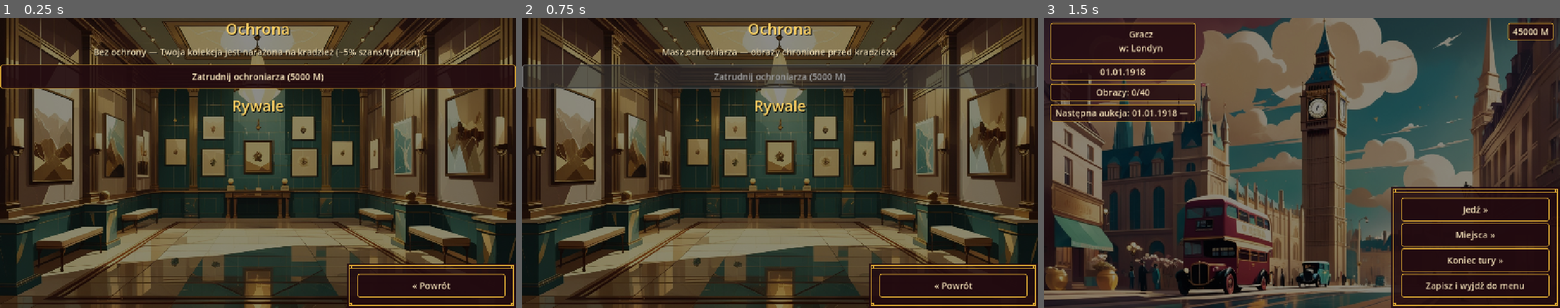
Above: before the commit, frames 1-3 (left to right).
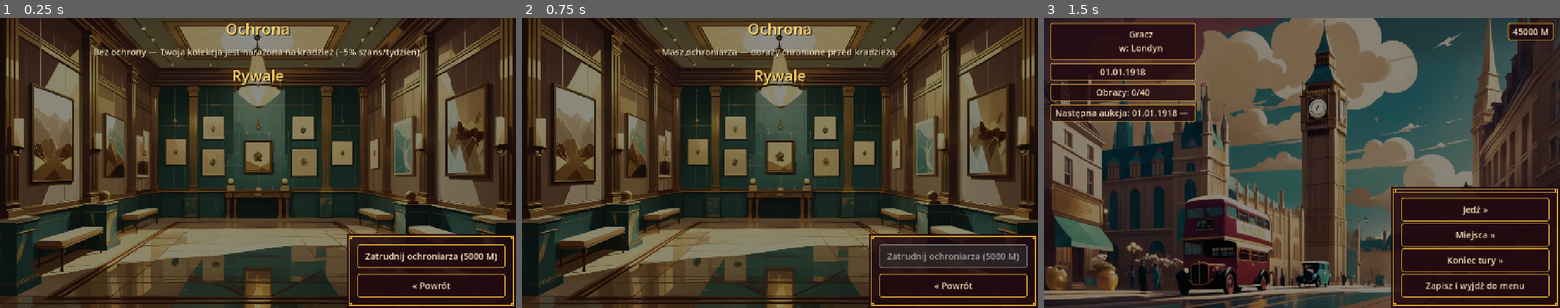
Above: after the commit, the same moments.

Repository: cinekm20/the-forger-retro-tycoon
Game: Godot game, scene res://scenes/security/SecurityScreen.tscn
Two runs of this game, one before a commit and one after it. Both use one fixed random seed, a clock stepped at 60 frames per second and the inputs below. This scene is started directly instead of the project's main scene.
Inputs:
- Up to frame 1 (0.25 s): no input
- Up to frame 2 (0.75 s): click "Zatrudnij ochroniarza (5000 M)" at 0.5 s
- Up to frame 3 (1.5 s): click "« Powrót" at 1.25 s

The runs differ from the first frame. In frame 1, 7.7% of the frame differs, in the area x 0-100%, y 16-87%; in frame 2, 6.0%; in frame 3, nothing differs.

Commit message:
SecurityScreen.gd: "Zatrudnij ochroniarza" w skrzynce z powrotem
Zgłoszenie użytkownika: przycisk najmu ochroniarza ma wylądować w tej
samej ozdobnej ramce Art Deco co przycisk powrotu — dokładnie ten sam
wzorzec co zakład w Races.gd i kurs w ArtSchool.gd.

Co-Authored-By: Claude Sonnet 5 <noreply@anthropic.com>
Claude-Session: https://claude.ai/code/session_01WjdcGYSPdySvPA6GKCaWaN

Diff:
--- a/game/scenes/security/SecurityScreen.gd
+++ b/game/scenes/security/SecurityScreen.gd
@@ -31,12 +31,6 @@
 	ScreenHelpers.make_turn_indicator(root)
 
 	security_label = ScreenHelpers.make_label(root, "")
-	var bodyguard_btn := ScreenHelpers.make_button(
-		root,
-		tr("Zatrudnij ochroniarza (%.0f M)") % Security.BODYGUARD_COST,
-		_on_hire_bodyguard_pressed,
-	)
-	bodyguard_btn.disabled = Security.has_bodyguard
 	_update_security_label()
 
 	ScreenHelpers.make_title(root, "Rywale")
@@ -54,11 +48,18 @@
 		gangster_btn.pressed.connect(_on_send_gangster_pressed.bind(rival["id"]))
 		rival_row.add_child(gangster_btn)
 
-	## Ozdobna skrzynka Art Deco w prawym dolnym rogu, TA SAMA co boczny
-	## panel na TravelMap.gd/Hub.gd — zgłoszone przez użytkownika: przycisk
-	## powrotu ma wyglądać tak samo na wszystkich ekranach (oprócz Plantacji).
-	## Zakotwiczona niezależnie od `root`, więc bez rozpychacza.
-	ScreenHelpers.make_boxed_back_button(self)
+	## Zgłoszenie użytkownika: "Zatrudnij ochroniarza" ma wylądować w tej
+	## samej skrzynce co przycisk powrotu — dokładnie jak zakład w Races.gd/
+	## kurs w ArtSchool.gd, dołączony do TEJ SAMEJ ozdobnej ramki Art Deco w
+	## prawym dolnym rogu, zamiast osobnego przycisku w środku ekranu.
+	var corner_box := ScreenHelpers.make_root_bottom(self, true)
+	var bodyguard_btn := ScreenHelpers.make_button(
+		corner_box,
+		tr("Zatrudnij ochroniarza (%.0f M)") % Security.BODYGUARD_COST,
+		_on_hire_bodyguard_pressed,
+	)
+	bodyguard_btn.disabled = Security.has_bodyguard
+	ScreenHelpers.make_back_button(corner_box)
 
 
 func _on_hire_bodyguard_pressed() -> void:
